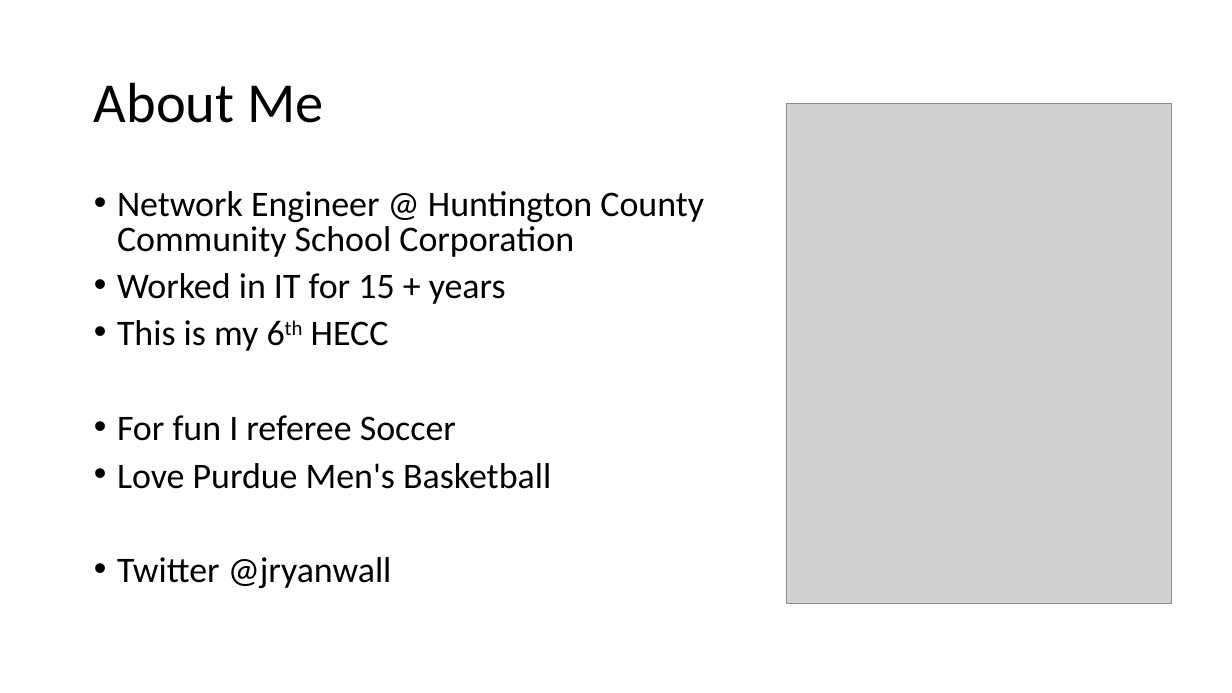
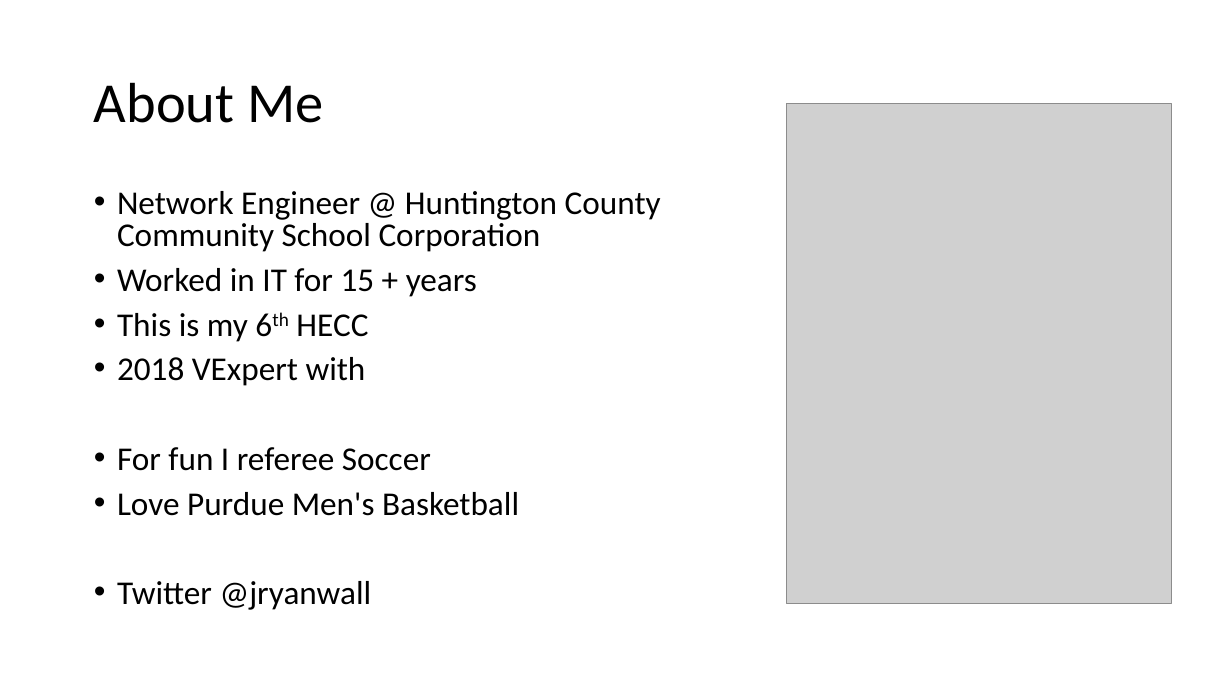
Before and after one commit to fydexx/HECC-2018, a slide deck: slide 2 of Deploying Windows 10 With MDT - Intro Slides.pptx. Drawn at 1232x693 pixels with LibreOffice and Linux fonts; fonts in the diff are those of the drawing; grey boxes stand for pictures. Boxes give left, top, right and bottom in pixels: in the first picture for what was removed or moved away, otherwise in the second. Text is boxed around its words. In the diff, an @@ line names an element or a change of style, - is before the commit and + after.

```diff
--- a/Deploying Windows 10 With MDT - Intro Slides.pptx
+++ b/Deploying Windows 10 With MDT - Intro Slides.pptx
@@ text at [117,191,661,610]: size 28 to 25.9 pt @@
@@ text at [117,357,366,386]: paragraph added @@
+• 2018 VExpert with
```
Also in this commit, not shown: 1 slide added, 1 other file.
